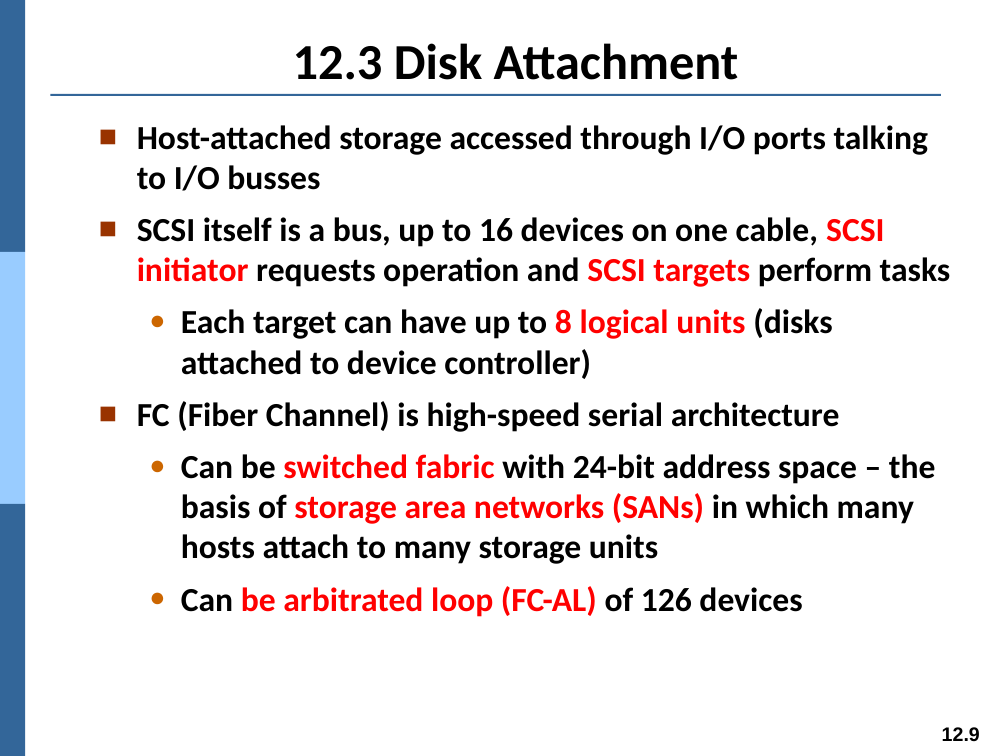
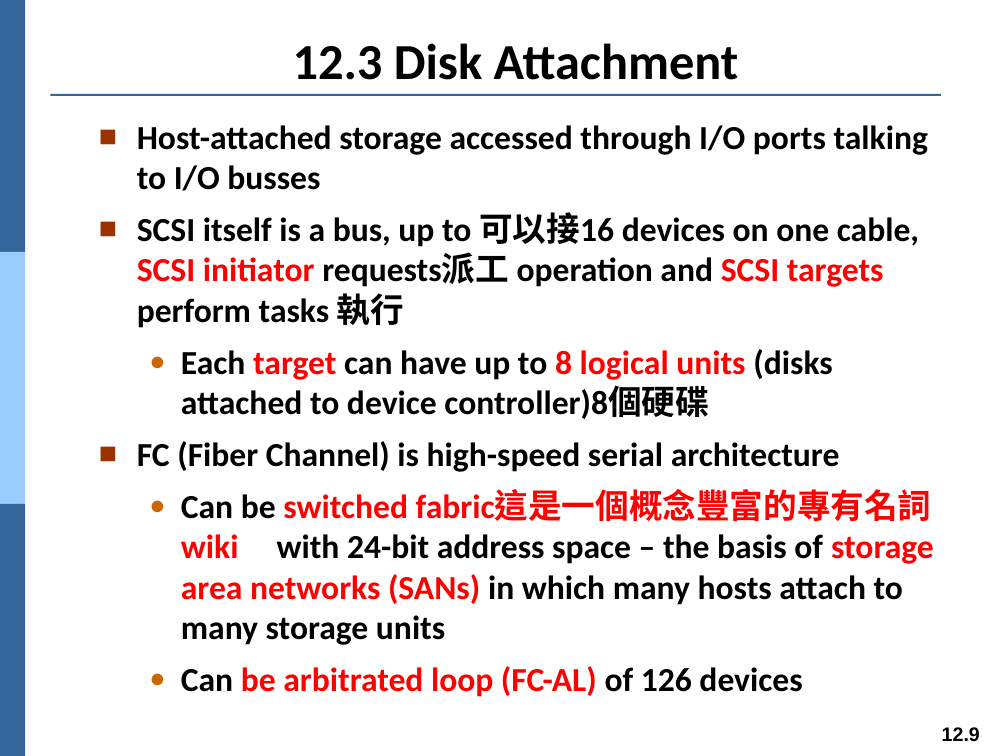
Before and after one commit to Yang09701194/OS_Learning, a slide deck: slide 9 of ch12.pptx. Drawn at 1008x756 pixels with LibreOffice and Linux fonts; fonts in the diff are those of the drawing. Boxes give left, top, right and bottom in pixels: in the first picture for what was removed or moved away, otherwise in the second. Text is boxed around its words. In the diff, an @@ line names an element or a change of style, - is before the commit and + after.

Commit message:
20200603

```diff
--- a/ch12.pptx
+++ b/ch12.pptx
@@ text at (137, 212, 919, 419): text changed @@
-■ SCSI itself is a bus, up to 16 devices on one cable, SCSI initiator requests operation and SCSI targets perform tasks
-  ● Each target can have up to 8 logical units (disks attached to device controller)
+■ SCSI itself is a bus, up to 可以接16 devices on one cable, SCSI initiator requests派工 operation and SCSI targets perform tasks 執行
+  ● Each target can have up to 8 logical units (disks attached to device controller)8個硬碟
@@ text at (181, 494, 934, 645): text changed @@
-  ● Can be switched fabric with 24-bit address space – the basis of storage area networks (SANs) in which many hosts attach to many storage units
+  ● Can be switched fabric這是一個概念豐富的專有名詞wiki with 24-bit address space – the basis of storage area networks (SANs) in which many hosts attach to many storage units
```
Also in this commit, not shown: 18 other slides changed.
